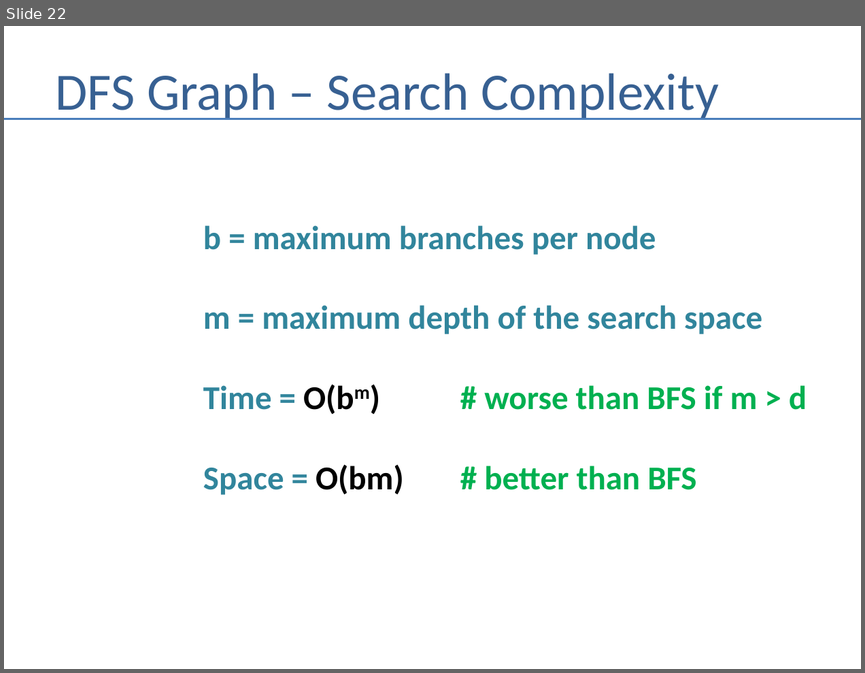
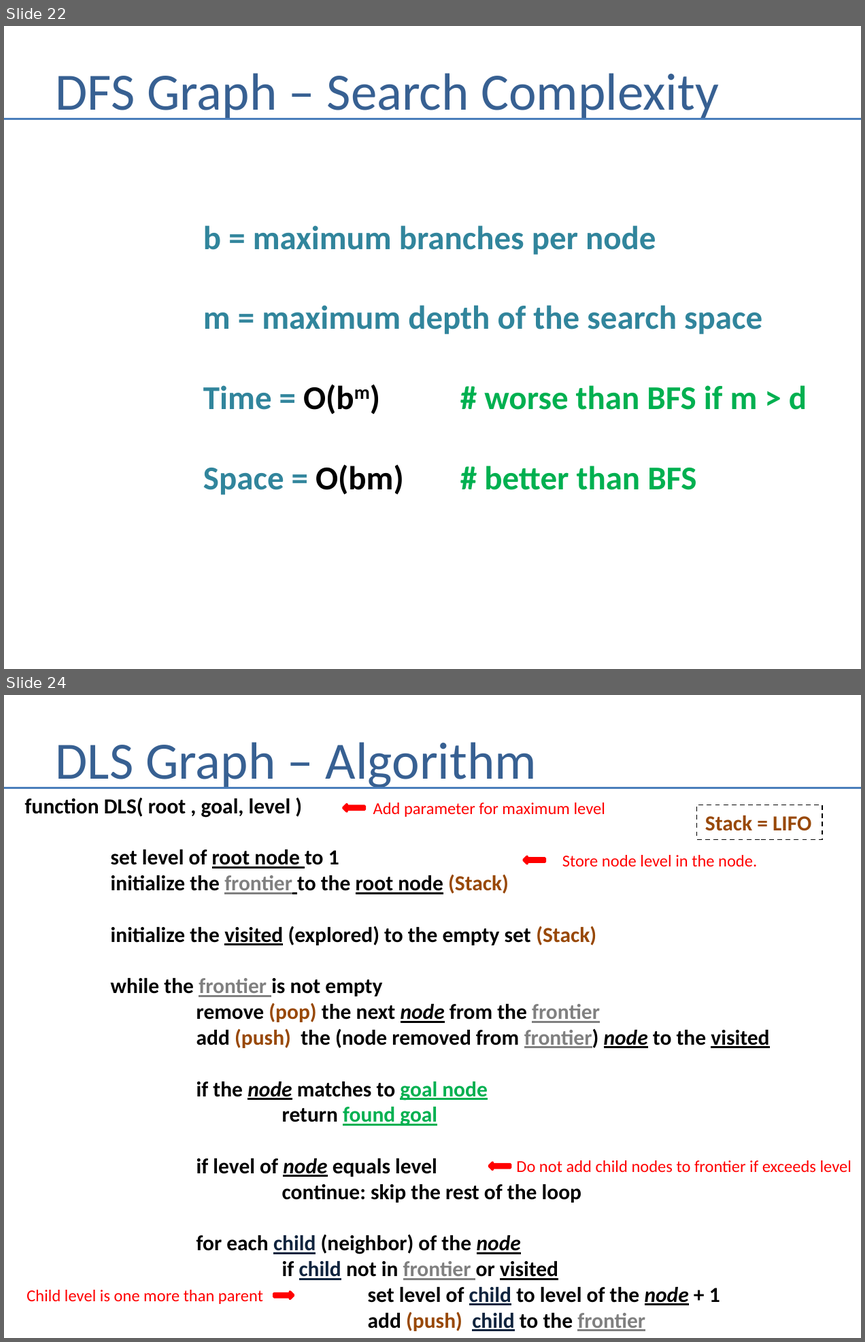
Before and after one commit to andrewferlitsch/Portland-Data-Science-Group, a slide deck: Presentations/AI - Graph Search.pptx. Shown one above the other, each under a label of ours: slide 22 before the commit, slides 22 and 24 after it; the slides between them are not shown. The pictures are 865x673 and 865x1342 pixels, drawn with LibreOffice and Linux fonts; fonts in the diff are those of the drawing. Boxes give left, top, right and bottom in pixels: in the first picture for what was removed or moved away, otherwise in the second. Text is boxed around its words. In the diff, an @@ line names an element or a change of style, - is before the commit and + after.

```diff
--- a/Presentations/AI - Graph Search.pptx
+++ b/Presentations/AI - Graph Search.pptx
@@ slide 24 added at (4,695,861,1338), background #FFFFFF @@
@@ title added at (56,742,536,789), 44 pt, text #376092 @@
+DLS Graph – Algorithm
@@ line added from (4, 787) to (861, 787), #4B7EBC 1.5 pt @@
@@ text added at (25,798,769,1331), 18 pt, text #000000, bold @@
+function DLS( root , goal, level )
+set level of root node to 1
+initialize the frontier to the root node (Stack)
+initialize the visited (explored) to the empty set (Stack)
+while the frontier is not empty
+remove (pop) the next node from the frontier
+add (push) the (node removed from frontier) node to the visited
+if the node matches to goal node
+return found goal
+if level of node equals level
+continue: skip the rest of the loop
+for each child (neighbor) of the node
+if child not in frontier or visited
+set level of child to level of the node + 1
+add (push) child to the frontier
@@ left arrow added at (343,804,364,811), fill #FF0000, outline #FF0000 2 pt @@
@@ text added at (373,802,605,817), 14 pt, text #FF0000 @@
+Add parameter for maximum level
@@ rectangle added at (696,804,822,839), outline #000000 1 pt dashed, 18 pt, text #984807, bold @@
+Stack = LIFO
@@ left arrow added at (524,856,545,863), fill #FF0000, outline #FF0000 2 pt @@
@@ text added at (562,855,757,866), 14 pt, text #FF0000 @@
+Store node level in the node.
@@ left arrow added at (489,1162,511,1169), fill #FF0000, outline #FF0000 2 pt @@
@@ text added at (516,1160,851,1172), 14 pt, text #FF0000 @@
+Do not add child nodes to frontier if exceeds level
@@ text added at (26,1289,263,1304), 14 pt, text #FF0000 @@
+Child level is one more than parent
@@ left arrow added at (274,1291,294,1298), fill #FF0000, outline #FF0000 2 pt @@
```
Also in this commit, not shown: 2 slides changed, 4 other slides added.
